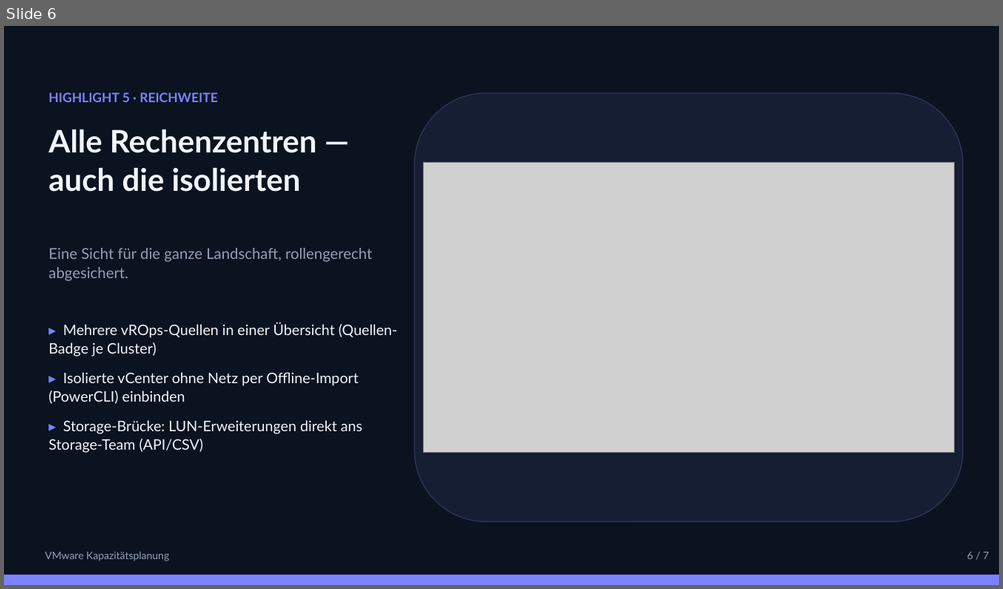
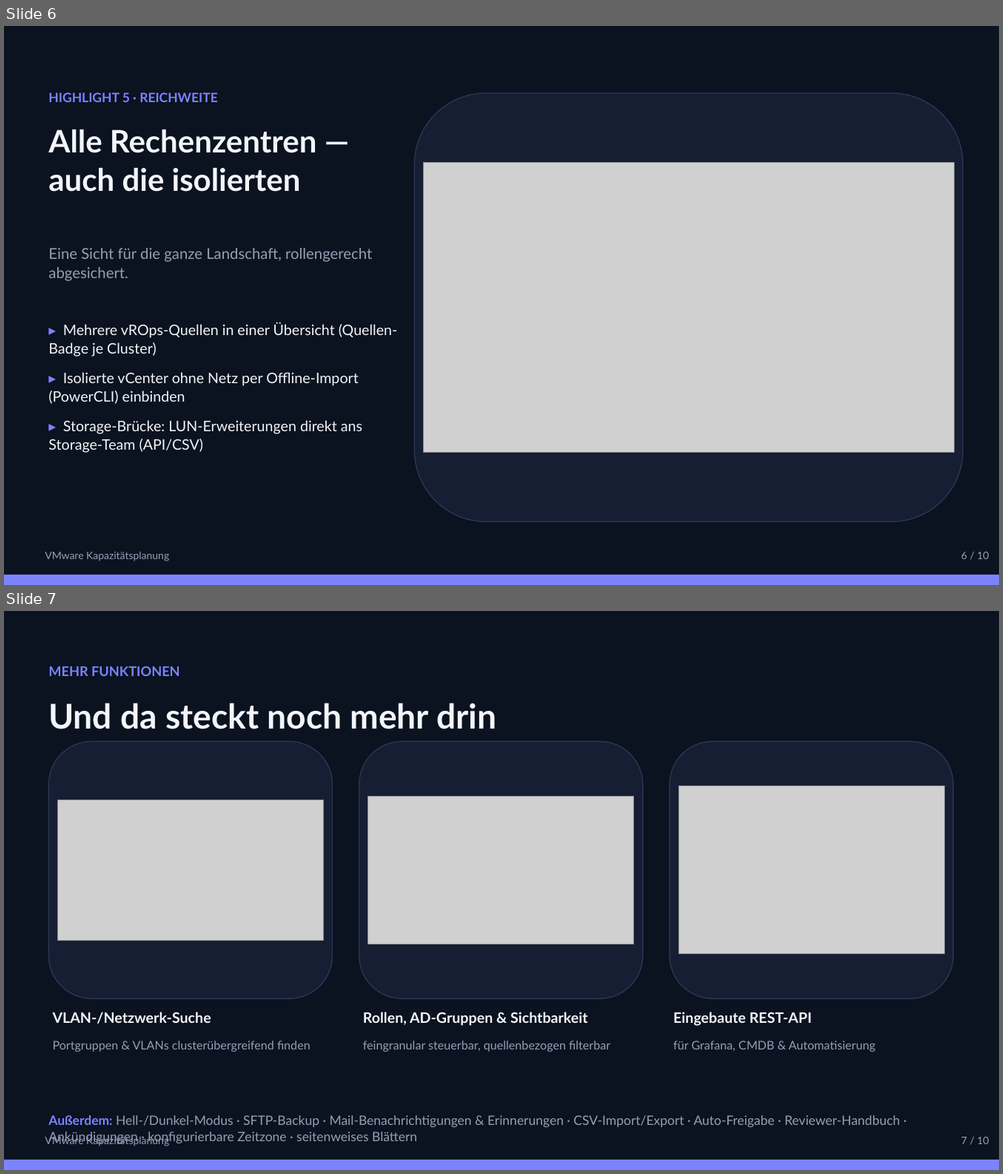
Before and after one commit to marcobockelbrink/vmware, a slide deck: docs/praesentation/VMware-Kapazitaetsplanung.pptx. Shown one above the other, each under a label of ours: slide 6 before the commit, slides 6 and 7 after it. The pictures are 1003x589 and 1003x1174 pixels, drawn with LibreOffice and Linux fonts; fonts in the diff are those of the drawing; grey boxes stand for pictures. Boxes give left, top, right and bottom in pixels: in the first picture for what was removed or moved away, otherwise in the second. Text is boxed around its words. In the diff, an @@ line names an element or a change of style, - is before the commit and + after.

```diff
--- a/docs/praesentation/VMware-Kapazitaetsplanung.pptx
+++ b/docs/praesentation/VMware-Kapazitaetsplanung.pptx
@@ slide 7 added at (x1=4, y1=611, x2=999, y2=1170), background #0B1220 @@
@@ text added at (x1=48, y1=666, x2=180, y2=676), 13 pt, text #7C83FF, bold @@
+MEHR FUNKTIONEN
@@ text added at (x1=48, y1=703, x2=496, y2=729), 33 pt, text #F2F5FA, bold @@
+Und da steckt noch mehr drin
@@ rounded rectangle added at (x1=48, y1=741, x2=333, y2=999), fill #151E33, outline #2A3652 1 pt @@
@@ rounded rectangle added at (x1=359, y1=741, x2=643, y2=999), fill #151E33, outline #2A3652 1 pt @@
@@ rounded rectangle added at (x1=669, y1=741, x2=953, y2=999), fill #151E33, outline #2A3652 1 pt @@
@@ picture added at (x1=678, y1=786, x2=944, y2=954) @@
@@ picture added at (x1=58, y1=800, x2=324, y2=940) @@
@@ picture added at (x1=368, y1=796, x2=634, y2=945) @@
@@ text added at (x1=53, y1=1012, x2=211, y2=1024), 14 pt, text #F2F5FA, bold @@
+VLAN-/Netzwerk-Suche
@@ text added at (x1=363, y1=1012, x2=588, y2=1026), 14 pt, text #F2F5FA, bold @@
+Rollen, AD-Gruppen & Sichtbarkeit
@@ text added at (x1=673, y1=1012, x2=811, y2=1026), 14 pt, text #F2F5FA, bold @@
+Eingebaute REST-API
@@ text added at (x1=53, y1=1041, x2=310, y2=1052), 11.5 pt, text #93A0B5 @@
+Portgruppen & VLANs clusterübergreifend finden
@@ text added at (x1=363, y1=1041, x2=610, y2=1052), 11.5 pt, text #93A0B5 @@
+feingranular steuerbar, quellenbezogen filterbar
@@ text added at (x1=673, y1=1041, x2=875, y2=1052), 11.5 pt, text #93A0B5 @@
+für Grafana, CMDB & Automatisierung
@@ text added at (x1=48, y1=1116, x2=899, y2=1145), 12.5 pt, text #93A0B5 @@
+Außerdem: Hell-/Dunkel-Modus · SFTP-Backup · Mail-Benachrichtigungen & Erinnerungen · CSV-Import/Export · Auto-Freigabe · Reviewer-Handbuch · Ankündigungen · konfigurierbare Zeitzone · seitenweises Blättern
@@ text added at (x1=45, y1=1136, x2=169, y2=1147), 10 pt, text #93A0B5 @@
+VMware Kapazitätsplanung
@@ text added at (x1=961, y1=1137, x2=988, y2=1145), 10 pt, text #93A0B5 @@
+7 / 10
@@ rectangle added at (x1=4, y1=1160, x2=999, y2=1170), fill #7C83FF @@
@@ slide 6 changed as well @@
@@ text at (x1=961, y1=552, x2=988, y2=560): text changed @@
-6 / 7
+6 / 10
```
Also in this commit, not shown: 6 other slides changed, 2 other slides added, 5 other files.
